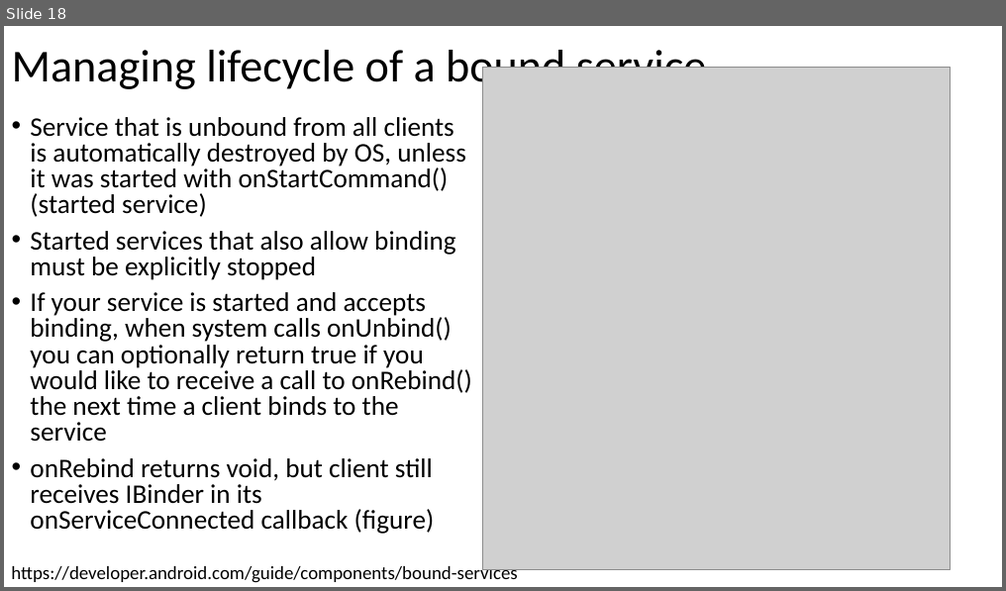
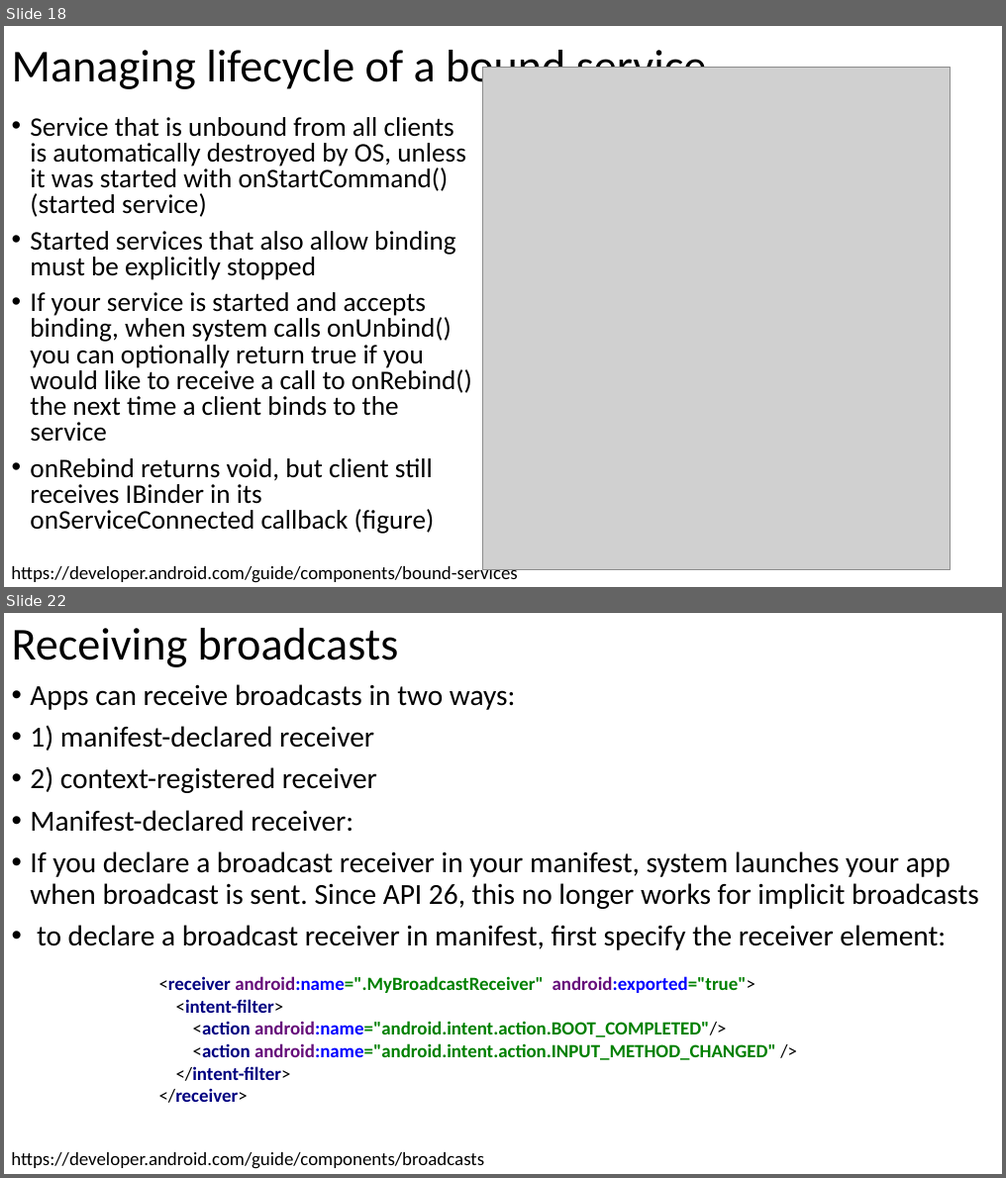
Before and after one commit to russellu/cs230, a slide deck: Lecture_10.pptx. Shown one above the other, each under a label of ours: slide 18 before the commit, slides 18 and 22 after it; the slides between them are not shown. The pictures are 1006x591 and 1006x1178 pixels, drawn with LibreOffice and Linux fonts; fonts in the diff are those of the drawing; grey boxes stand for pictures. Boxes give left, top, right and bottom in pixels: in the first picture for what was removed or moved away, otherwise in the second. Text is boxed around its words. In the diff, an @@ line names an element or a change of style, - is before the commit and + after.

```diff
--- a/Lecture_10.pptx
+++ b/Lecture_10.pptx
@@ slide 22 added at bbox=[4, 613, 1002, 1174], background #FFFFFF @@
@@ title added at bbox=[12, 628, 399, 667], 44 pt, text #000000 @@
+Receiving broadcasts
@@ text added at bbox=[30, 684, 979, 951], 28 pt, text #000000 @@
+• Apps can receive broadcasts in two ways:
+• 1) manifest-declared receiver
+• 2) context-registered receiver
+• Manifest-declared receiver:
+• If you declare a broadcast receiver in your manifest, system launches your app when broadcast is sent. Since API 26, this no longer works for implicit broadcasts
+• to declare a broadcast receiver in manifest, first specify the receiver element:
@@ text added at bbox=[159, 976, 776, 1103], 18 pt, text #008000, bold @@
+<receiver android:name=".MyBroadcastReceiver" android:exported="true">
+<intent-filter>
+<action android:name="android.intent.action.BOOT_COMPLETED"/>
+<action android:name="android.intent.action.INPUT_METHOD_CHANGED" />
+</intent-filter>
+</receiver>
@@ text added at bbox=[11, 1153, 484, 1169], 18 pt, text #000000 @@
+https://developer.android.com/guide/components/broadcasts
```
Also in this commit, not shown: 14 other slides added, 9 slides removed, 2 other files.
